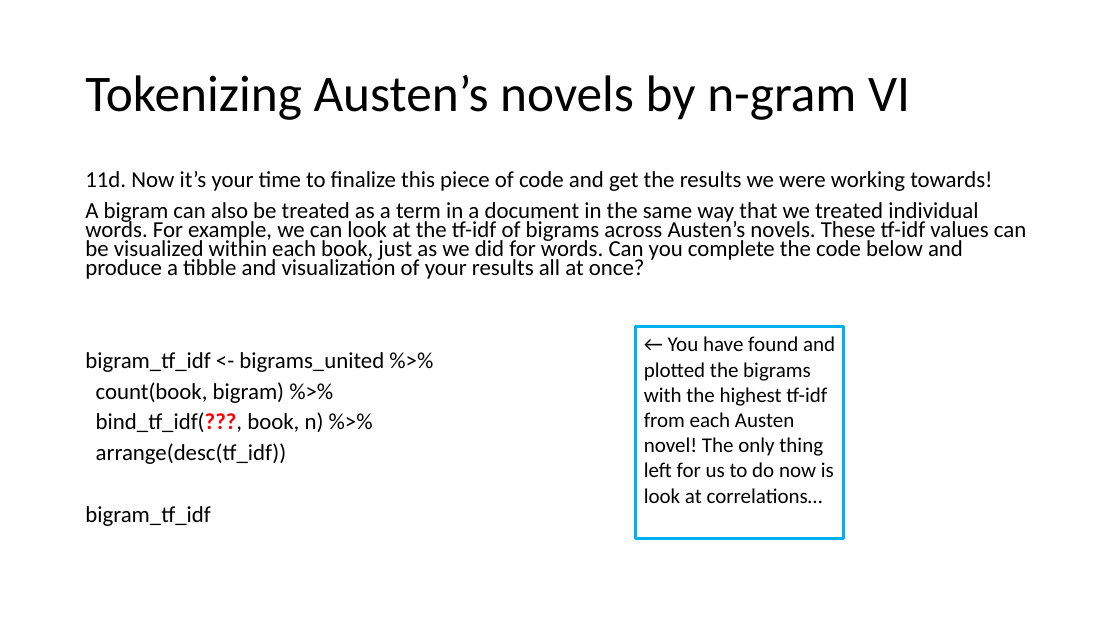
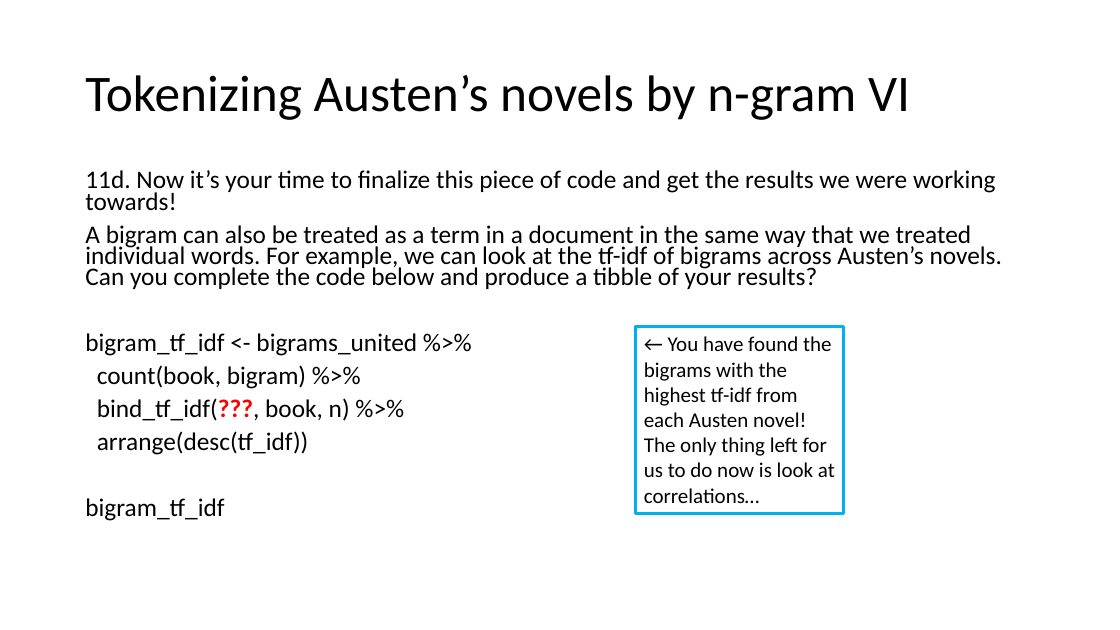
Before and after one commit to UtrechtUniversity/workshop-r-for-humanities, a slide deck: slide 37 of slides/tidytext_slides.pptx (slide 36 before the commit). Drawn at 1120x630 pixels with LibreOffice and Linux fonts; fonts in the diff are those of the drawing. Boxes give left, top, right and bottom in pixels: in the first picture for what was removed or moved away, otherwise in the second. Text is boxed around its words. In the diff, an @@ line names an element or a change of style, - is before the commit and + after.

```diff
--- a/slides/tidytext_slides.pptx
+++ b/slides/tidytext_slides.pptx
@@ text at <box>85,170,996,521</box>: size 19.6 to 21.7 pt in "11d. Now it’s your time to finalize ...", "bigram_tf_idf <- bigrams_united %>%", "count(book, bigram) %>%", "bind_tf_idf(???, book, n) %>%" and 2 more places @@
@@ text at <box>85,225,1002,289</box>: text changed; size 19.6 to 21.7 pt @@
-A bigram can also be treated as a term in a document in the same way that we treated individual words. For example, we can look at the tf-idf of bigrams across Austen’s novels. These tf-idf values can be visualized within each book, just as we did for words. Can you complete the code below and produce a tibble and visualization of your results all at once?
+A bigram can also be treated as a term in a document in the same way that we treated individual words. For example, we can look at the tf-idf of bigrams across Austen’s novels. Can you complete the code below and produce a tibble of your results?
@@ rectangle "← You have found the ...": place and size @@
-rectangle "← You have found the ..." at <box>636,327,844,539</box>
+rectangle "← You have found the ..." at <box>636,327,844,513</box>
@@ text in rectangle at <box>644,336,835,503</box>: text changed @@
-← You have found and plotted the bigrams with the highest tf-idf from each Austen novel! The only thing left for us to do now is look at correlations…
+← You have found the bigrams with the highest tf-idf from each Austen novel! The only thing left for us to do now is look at correlations…
```
Also in this commit, not shown: 4 other slides changed, 1 slide added, 38 other files.
